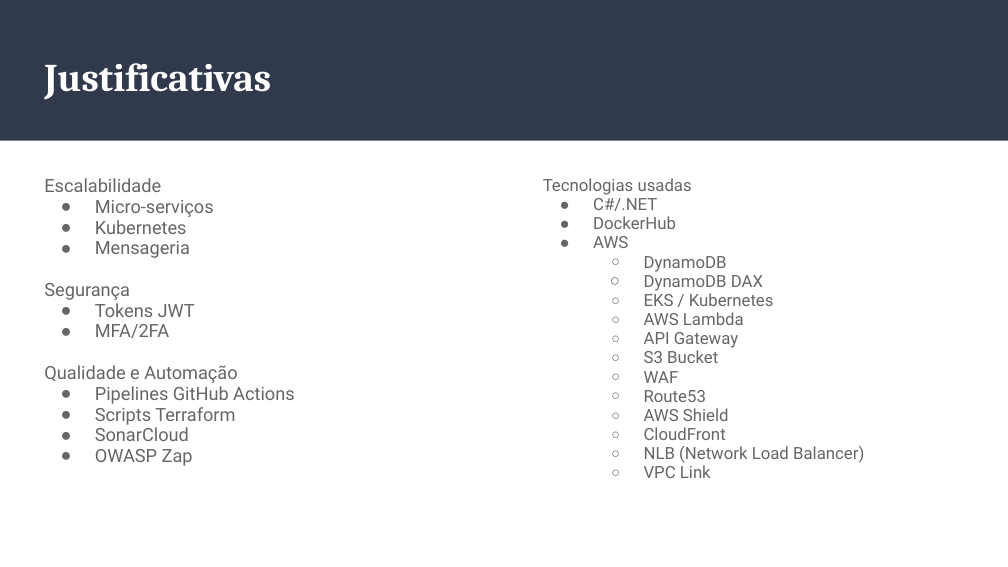
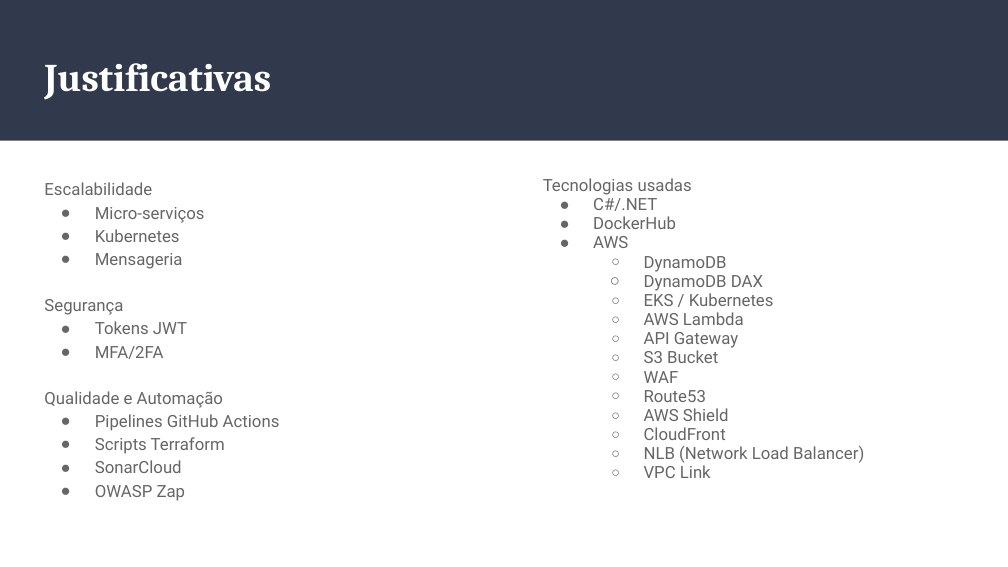
Before and after one commit to g12-4soat/techmedicos-docs, a slide deck: slide 17 of docs/Hackaton-TechMedicos.pptx. Drawn at 1008x567 pixels with LibreOffice and Linux fonts; fonts in the diff are those of the drawing. Boxes give left, top, right and bottom in pixels: in the first picture for what was removed or moved away, otherwise in the second. Text is boxed around its words. In the diff, an @@ line names an element or a change of style, - is before the commit and + after.

```diff
--- a/docs/Hackaton-TechMedicos.pptx
+++ b/docs/Hackaton-TechMedicos.pptx
@@ text "Escalabilidade" at (44,182,280,501): size 13 to 12 pt; line spacing 0.95 to 1.15 @@
```
Also in this commit, not shown: 4 other slides changed, 2 other files.
